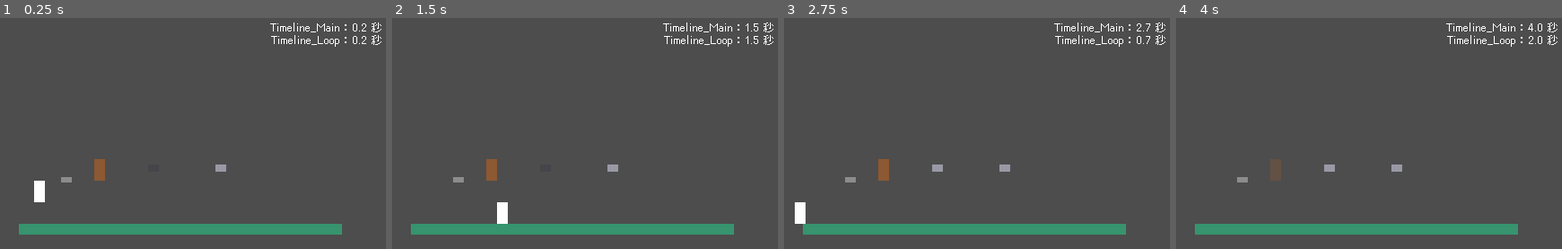
Above: before the commit, frames 1-4 (left to right).
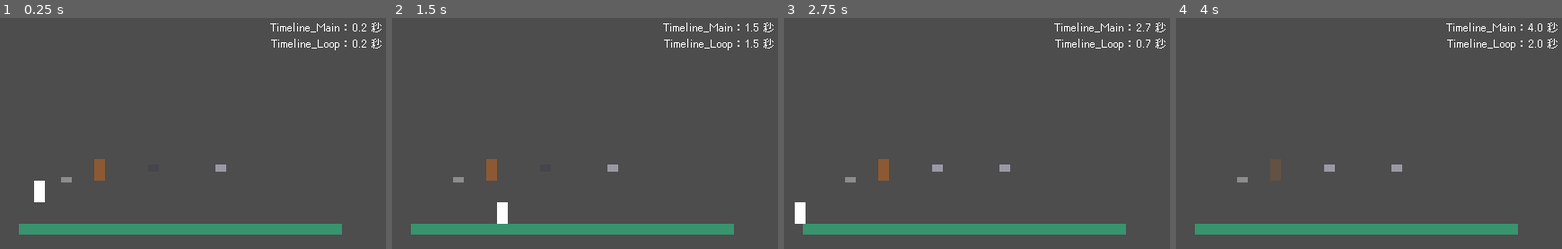
Above: after the commit, the same moments.

Repository: NTUT-NGDC/2D-Platformer-Template
Game: Godot game, scene res://tests/blocks/TimelineTest.tscn
Same seed, same stepped clock (60 frames per second), same inputs: the game is played once before the commit and once after it. This scene is started directly instead of the project's main scene. Sound files missing from this copy of the repository are replaced by a short silence.
Inputs (mouse positions are in pixels of both pictures, inside the frame that each line leads up to):
- Up to frame 1 (0.25 s): no input
- Up to frame 2 (1.5 s): tap Enter at 0.5 s; move the mouse to (658, 126) at 0.52 s; hold Right (move_right) 0.53-1.25 s; tap 1 at 0.6 s; click (658, 126) at 0.67 s; tap Space (jump) at 0.77 s; tap 2 at 0.8 s; drag from (476, 151) to (612, 168) at 1.27 s
- Up to frame 3 (2.75 s): move the mouse to (996, 84) at 2.02 s; hold Left (move_left) from 2.03 s (still down); tap 3 at 2.1 s; tap 4 at 2.3 s
- Up to frame 4 (4 s): release Left (move_left) at 2.75 s; drag from (1326, 188) to (1218, 103) at 2.77 s; move the mouse to (1477, 175) at 3.52 s; hold Right (move_right) from 3.53 s (still down); tap K at 3.6 s; tap Space (jump) at 3.77 s; tap U at 3.8 s

The runs differ from the first frame. In frame 1, 0.4% of the frame differs, in the area x 70-99%, y 7-15%; in frame 2, 0.4%; in frame 3, 0.4%; in frame 4, 0.4%.

Commit message:
U168 體力、存活倒數、脫殼次數、時間軸公開到 HudData（卡片拔掉時 remove_source），被學員 HUD 認領時預設 UI 讓位；StatsHud.get_corner() 右上角／左下角共用容器，預設 UI 自動上下排不再疊在一起；HudSourcesTest
Co-Authored-By: Claude Opus 5.5 <noreply@anthropic.com>

Diff:
--- a/autoload/HudData.gd
+++ b/autoload/HudData.gd
@@ -7,6 +7,10 @@
 
 const PLAY_TIME := "遊玩時間"
 const DEATHS := "死亡次數"
+const STAMINA := "體力"           # Mechanic_Stamina 公開
+const SURVIVAL := "存活倒數"      # Mechanic_SurvivalTimer 公開
+const MOLT := "脫殼次數"          # Extra_Molt 公開（目前選中的殼還能脫幾次）
+const TIMELINE := "時間軸"        # Timeline 公開（場景裡第一個時間軸的秒數）
 
 signal source_changed(source_name: String)
 
@@ -36,6 +40,14 @@
 		return
 	_values[source_name] = value
 	_max_values[source_name] = max_value
+	source_changed.emit(source_name)
+
+# 拿掉一個顯示來源（公開它的卡片、零件被拔掉時呼叫），綁著它的 HUD 零件會變成「找不到來源」
+func remove_source(source_name: String) -> void:
+	if not _values.has(source_name):
+		return
+	_values.erase(source_name)
+	_max_values.erase(source_name)
 	source_changed.emit(source_name)
 
 # 讀取某個顯示來源目前的值，沒有這個來源就是 0
--- a/autoload/StatsHud.gd
+++ b/autoload/StatsHud.gd
@@ -9,6 +9,11 @@
 var _bars: Dictionary = {}    # kind(String) -> ProgressBar，血量這種特殊種類用這個
 var _labels: Dictionary = {}  # kind(String) -> Label，其他種類用這個顯示「名稱：數字」
 var _titles: Dictionary = {}  # kind(String) -> Label，血條前面的名字
+var _corner_layer: CanvasLayer = null
+var _corners: Dictionary = {}  # 角落 -> VBoxContainer，機制卡、零件的預設 UI 放這裡自動上下排
+
+const CORNER_TOP_RIGHT := 0
+const CORNER_BOTTOM_LEFT := 1
 
 # 開始監聽 Stats 的數值變動與設定
 func _ready() -> void:
@@ -39,6 +44,38 @@
 	var control: Control = _bars.get(kind, _labels.get(kind, null))
 	if control != null:
 		control.get_parent().visible = row_visible
+
+# 拿到畫面某個角落的共用容器：機制卡、零件把自己的預設 UI 加進來，好幾個同時出現時自動上下排、不會疊在一起。
+# 加進來的東西屬於這裡，不會跟著卡片一起刪掉，卡片被拔掉時要自己 queue_free 掉
+func get_corner(corner: int) -> VBoxContainer:
+	if _corners.has(corner):
+		return _corners[corner]
+	if _corner_layer == null:
+		_corner_layer = CanvasLayer.new()
+		add_child(_corner_layer)
+	var box := VBoxContainer.new()
+	if corner == CORNER_TOP_RIGHT:
+		box.anchor_left = 1.0
+		box.anchor_right = 1.0
+		box.offset_left = -4.0
+		box.offset_right = -4.0
+		box.offset_top = 4.0
+		box.grow_horizontal = Control.GROW_DIRECTION_BEGIN
+		box.alignment = BoxContainer.ALIGNMENT_BEGIN
+		box.child_entered_tree.connect(func(child: Node):
+			if child is Control:
+				child.size_flags_horizontal = Control.SIZE_SHRINK_END)
+	else:
+		box.anchor_top = 1.0
+		box.anchor_bottom = 1.0
+		box.offset_left = 4.0
+		box.offset_top = -4.0
+		box.offset_bottom = -4.0
+		box.grow_vertical = Control.GROW_DIRECTION_BEGIN
+		box.alignment = BoxContainer.ALIGNMENT_END
+	_corner_layer.add_child(box)
+	_corners[corner] = box
+	return box
 
 # 建立 HUD 用的 CanvasLayer，只在第一次真的需要顯示東西時才做
 func _ensure_hud() -> void:
--- a/blocks/_scripts/Timeline.gd
+++ b/blocks/_scripts/Timeline.gd
@@ -59,6 +59,7 @@
 	if show_time:
 		_create_time_label()
 	_running = start_on
+	_update_time_label()
 
 # 每個物理幀：時間往前走，到了就觸發還沒觸發過的事件；loop 開啟時全部觸發完就從頭再來
 func _physics_process(delta: float) -> void:
@@ -132,25 +133,33 @@
 	update_configuration_warnings()
 	queue_redraw()
 
-# 在畫面右上角建立顯示秒數的文字；場景裡有好幾個時間軸時往下排
+# 在畫面右上角的共用容器加一行顯示秒數的文字；場景裡有好幾個時間軸、或有其他卡的預設 UI 時自動往下排
 func _create_time_label() -> void:
-	var layer := CanvasLayer.new()
-	add_child(layer)
 	_time_label = Label.new()
 	_time_label.horizontal_alignment = HORIZONTAL_ALIGNMENT_RIGHT
-	_time_label.anchor_left = 1.0
-	_time_label.anchor_right = 1.0
-	_time_label.offset_left = -160.0
-	_time_label.offset_right = -4.0
-	var index := get_tree().get_nodes_in_group("timeline").find(self)
-	_time_label.offset_top = 4.0 + index * 14.0
-	layer.add_child(_time_label)
+	StatsHud.get_corner(StatsHud.CORNER_TOP_RIGHT).add_child(_time_label)
 	_update_time_label()
 
-# 更新畫面上的秒數
+# 更新畫面上的秒數；場景裡第一個時間軸把秒數公開給 HUD，學員的 HUD 有顯示時間軸時預設的秒數讓位
 func _update_time_label() -> void:
+	if _is_first_timeline():
+		HudData.publish(HudData.TIMELINE, _elapsed)
 	if _time_label != null:
 		_time_label.text = "%s：%.1f 秒" % [name, _elapsed]
+		_time_label.visible = not HudData.is_claimed(HudData.TIMELINE)
+
+# 是不是場景裡第一個時間軸（只有它的秒數會公開給 HUD）
+func _is_first_timeline() -> bool:
+	return get_tree().get_first_node_in_group("timeline") == self
+
+# 被拔掉時，時間軸的秒數不再是顯示來源（是第一個時間軸才拿掉），右上角的秒數也一起拿掉
+func _exit_tree() -> void:
+	if Engine.is_editor_hint():
+		return
+	if _is_first_timeline():
+		HudData.remove_source(HudData.TIMELINE)
+	if is_instance_valid(_time_label):
+		_time_label.queue_free()
 
 # 編輯畫面持續重畫，讓清單跟著改名、改秒數、訊號連接即時更新
 func _process(_delta: float) -> void:
--- a/mechanics/_extra/_scripts/Extra_Molt.gd
+++ b/mechanics/_extra/_scripts/Extra_Molt.gd
@@ -120,6 +120,7 @@
 var _head_label: Label = null
 var _corner_icon: ColorRect = null
 var _corner_label: Label = null
+var _corner_row: HBoxContainer = null
 
 # 只在「觸發時機」選按下按鍵時顯示按鍵欄位；選滑鼠按鍵時也隱藏 key 欄位；窩在殼裡時隱藏預設方向
 func _validate_property(property: Dictionary) -> void:
@@ -330,17 +331,10 @@
 		_head_label.position = Vector2(_HEAD_ICON_SIZE / 2.0 + 2.0, -9.0)
 		_head_icon.add_child(_head_label)
 	if show_selected == _SHOW_CORNER or show_selected == _SHOW_BOTH:
-		var layer := CanvasLayer.new()
-		layer.name = "SelectedShellHud"
-		add_child(layer)
 		var row := HBoxContainer.new()
-		row.anchor_left = 1.0
-		row.anchor_right = 1.0
-		row.offset_left = -240.0
-		row.offset_right = -4.0
-		row.offset_top = 4.0
-		row.alignment = BoxContainer.ALIGNMENT_END
-		layer.add_child(row)
+		row.name = "SelectedShellHud"
+		StatsHud.get_corner(StatsHud.CORNER_TOP_RIGHT).add_child(row)
+		_corner_row = row
 		_corner_icon = ColorRect.new()
 		_corner_icon.custom_minimum_size = Vector2(10, 10)
 		_corner_icon.size_flags_vertical = Control.SIZE_SHRINK_CENTER
@@ -349,12 +343,16 @@
 		row.add_child(_corner_label)
 	_refresh_display()
 
-# 把頭上小方塊和右上角那一列更新成目前選中的殼、剩下的次數
+# 把頭上小方塊和右上角那一列更新成目前選中的殼、剩下的次數，剩下的次數也公開給 HUD（不限次數時是 0／0）；
+# 學員的 HUD 有顯示脫殼次數時，右上角那一列讓位（頭上小方塊不是 HUD，照常顯示）
 func _refresh_display() -> void:
 	if _templates.is_empty():
 		return
 	var template := _templates[clampi(_selected, 0, _templates.size() - 1)]
 	var left_text := _uses_left_text(template)
+	HudData.publish(HudData.MOLT, float(left_text) if left_text != "" else 0.0, float(maxi(template.max_uses, 0)))
+	if _corner_row != null:
+		_corner_row.visible = not HudData.is_claimed(HudData.MOLT)
 	if _head_icon != null:
 		# 只有一種殼又不限次數時，頭上不用顯示
 		_head_icon.visible = _templates.size() > 1 or template.max_uses > 0
@@ -365,6 +363,13 @@
 		_corner_label.text = "殼：%s" % template.name
 		if left_text != "":
 			_corner_label.text += "（剩 %s 次）" % left_text
+
+# 卡片被拔掉時，脫殼次數不再是顯示來源，右上角那一列也一起拿掉
+func _exit_tree() -> void:
+	if not Engine.is_editor_hint():
+		HudData.remove_source(HudData.MOLT)
+		if is_instance_valid(_corner_row):
+			_corner_row.queue_free()
 
 # 這種殼還能脫幾次，不限次數回傳空字串
 func _uses_left_text(template: Shell) -> String:
--- a/mechanics/_scripts/Mechanic_Stamina.gd
+++ b/mechanics/_scripts/Mechanic_Stamina.gd
@@ -33,7 +33,7 @@
 var _exhausted: bool = false
 var _jump_drain_mode: bool = false
 
-var _hud: CanvasLayer = null
+var _row: HBoxContainer = null
 var _bar: ProgressBar = null
 
 # 套用滿體力、偵測「只能往前」要不要換成跳躍扣體力模式、視需要生成體力條
@@ -92,27 +92,31 @@
 			return true
 	return false
 
-# 建立體力條用的 CanvasLayer，畫面左下角，避免跟 Stats HUD（左上角）疊在一起
+# 在畫面左下角的共用容器加一列體力條，避免跟 Stats HUD（左上角）、其他卡的預設 UI 疊在一起
 func _ensure_hud() -> void:
-	if _hud != null:
+	if _row != null:
 		return
-	_hud = CanvasLayer.new()
-	add_child(_hud)
-	var box := HBoxContainer.new()
-	box.set_anchors_preset(Control.PRESET_BOTTOM_LEFT)
-	box.position = Vector2(4, -20)
-	_hud.add_child(box)
+	_row = HBoxContainer.new()
 	var title := Label.new()
 	title.text = "體力"
 	_bar = ProgressBar.new()
 	_bar.custom_minimum_size = Vector2(80, 12)
 	_bar.show_percentage = false
 	_bar.max_value = stamina_seconds
-	box.add_child(title)
-	box.add_child(_bar)
+	_row.add_child(title)
+	_row.add_child(_bar)
+	StatsHud.get_corner(StatsHud.CORNER_BOTTOM_LEFT).add_child(_row)
 
-# 把體力條同步成目前的體力值
+# 把體力公開給 HUD，並把預設體力條同步成目前的體力值；學員的 HUD 有顯示體力時預設體力條讓位
 func _refresh_bar() -> void:
+	HudData.publish(HudData.STAMINA, _stamina, stamina_seconds)
 	if _bar == null:
 		return
 	_bar.value = _stamina
+	_row.visible = not HudData.is_claimed(HudData.STAMINA)
+
+# 卡片被拔掉時，體力不再是顯示來源，左下角的體力條也一起拿掉
+func _exit_tree() -> void:
+	HudData.remove_source(HudData.STAMINA)
+	if is_instance_valid(_row):
+		_row.queue_free()
--- a/mechanics/_scripts/Mechanic_SurvivalTimer.gd
+++ b/mechanics/_scripts/Mechanic_SurvivalTimer.gd
@@ -1,7 +1,7 @@
 extends MechanicBase
 
 # 存活計時：從掛上這張卡開始計時，存活到 target_seconds 就算過關，發出
-# Events.level_cleared。倒數計時 UI 由組件自己生成 CanvasLayer，學員不用擺。
+# Events.level_cleared。倒數計時 UI 由組件自己加到畫面右上角的共用容器，學員不用擺。
 # 拖進 Player → Mechanics 底下就能用，不用連任何線。
 
 ## 存活幾秒後算過關
@@ -16,14 +16,13 @@
 var _elapsed: float = 0.0
 var _cleared: bool = false
 
-var _hud: CanvasLayer = null
 var _label: Label = null
 
-# 視需要生成倒數計時的 UI
+# 視需要生成倒數計時的 UI，把剩餘秒數公開給 HUD
 func _on_setup() -> void:
 	if show_timer:
 		_ensure_hud()
-		_refresh_label()
+	_refresh_label()
 
 # 累計存活時間，達標就發出過關事件，只觸發一次
 func apply(ctx: MoveContext) -> void:
@@ -43,20 +42,24 @@
 	_cleared = false
 	_refresh_label()
 
-# 建立倒數計時用的 CanvasLayer，畫面右上角，避免跟 Stats HUD（左上角）疊在一起
+# 在畫面右上角的共用容器加一行倒數計時，避免跟 Stats HUD（左上角）、其他卡的預設 UI 疊在一起
 func _ensure_hud() -> void:
-	_hud = CanvasLayer.new()
-	add_child(_hud)
-	var box := HBoxContainer.new()
-	box.set_anchors_preset(Control.PRESET_TOP_RIGHT)
-	box.position = Vector2(-90, 4)
-	_hud.add_child(box)
+	if _label != null:
+		return
 	_label = Label.new()
-	box.add_child(_label)
+	StatsHud.get_corner(StatsHud.CORNER_TOP_RIGHT).add_child(_label)
 
-# 把倒數計時文字同步成剩餘秒數
+# 把剩餘秒數公開給 HUD，並同步預設的倒數計時文字；學員的 HUD 有顯示存活倒數時預設的讓位
 func _refresh_label() -> void:
+	var remaining: float = maxf(0.0, target_seconds - _elapsed)
+	HudData.publish(HudData.SURVIVAL, remaining, target_seconds)
 	if _label == null:
 		return
-	var remaining: float = maxf(0.0, target_seconds - _elapsed)
 	_label.text = "存活 %.1f" % remaining
+	_label.visible = not HudData.is_claimed(HudData.SURVIVAL)
+
+# 卡片被拔掉時，存活倒數不再是顯示來源，右上角的倒數計時也一起拿掉
+func _exit_tree() -> void:
+	HudData.remove_source(HudData.SURVIVAL)
+	if is_instance_valid(_label):
+		_label.queue_free()
--- /dev/null
+++ b/tests/systems/HudSourcesTest.tscn
@@ -0,0 +1,68 @@
+[gd_scene format=3]
+
+[ext_resource type="Script" path="res://tests/systems/_scripts/HudSourcesTest.gd" id="1"]
+[ext_resource type="PackedScene" path="res://player/Player.tscn" id="2"]
+[ext_resource type="Texture2D" uid="uid://cm8ymciwkvttp" path="res://art/white_block.png" id="3"]
+[ext_resource type="PackedScene" path="res://mechanics/Mechanic_Stamina.tscn" id="4"]
+[ext_resource type="PackedScene" path="res://mechanics/Mechanic_SurvivalTimer.tscn" id="5"]
+[ext_resource type="PackedScene" path="res://mechanics/_extra/Extra_Molt.tscn" id="6"]
+[ext_resource type="PackedScene" path="res://blocks/Timeline.tscn" id="7"]
+[ext_resource type="PackedScene" path="res://blocks/TimelineEvent.tscn" id="8"]
+[ext_resource type="PackedScene" path="res://mechanics/_extra/_molt/Shell.tscn" id="9"]
+
+[sub_resource type="RectangleShape2D" id="RectangleShape2D_floor"]
+size = Vector2(600, 16)
+
+[node name="HudSourcesTest" type="Node2D"]
+script = ExtResource("1")
+
+[node name="Floor" type="StaticBody2D" parent="."]
+position = Vector2(0, 103)
+collision_layer = 2
+collision_mask = 0
+
+[node name="CollisionShape2D" type="CollisionShape2D" parent="Floor"]
+shape = SubResource("RectangleShape2D_floor")
+
+[node name="Visual" type="ColorRect" parent="Floor"]
+offset_left = -300.0
+offset_top = -8.0
+offset_right = 300.0
+offset_bottom = 8.0
+color = Color(0.4, 0.35, 0.3, 1)
+
+[node name="Player" parent="." instance=ExtResource("2")]
+position = Vector2(0, 75)
+
+[node name="Visual" type="Node2D" parent="Player"]
+
+[node name="Sprite2D" type="Sprite2D" parent="Player/Visual"]
+texture = ExtResource("3")
+region_enabled = true
+region_rect = Rect2(0, 0, 16, 32)
+
+[node name="Mechanics" type="Node2D" parent="Player"]
+
+[node name="Mechanic_Stamina" parent="Player/Mechanics" instance=ExtResource("4")]
+
+[node name="Mechanic_SurvivalTimer" parent="Player/Mechanics" instance=ExtResource("5")]
+target_seconds = 60.0
+
+[node name="Extra_Molt" parent="Player/Mechanics" instance=ExtResource("6")]
+trigger_timing = 1
+show_selected = 2
+
+[node name="Shell" parent="Player/Mechanics/Extra_Molt" instance=ExtResource("9")]
+max_uses = 3
+
+[node name="Juice" type="Node2D" parent="Player"]
+
+[node name="Camera2D" type="Camera2D" parent="Player"]
+position = Vector2(0, -30)
+zoom = Vector2(0.8, 0.8)
+
+[node name="Timeline" parent="." instance=ExtResource("7")]
+show_time = true
+
+[node name="TimelineEvent" parent="Timeline" instance=ExtResource("8")]
+time = 100.0
--- /dev/null
+++ b/tests/systems/_scripts/HudSourcesTest.gd
@@ -0,0 +1,59 @@
+extends Node2D
+
+# 手動驗證用：體力、存活倒數、脫殼次數、時間軸公開到 HudData，預設 UI 被認領時讓位。
+# 1／2／3／4 假裝學員的 HUD 認領（再按一次放掉）體力／存活倒數／脫殼次數／時間軸；K 拔掉體力卡
+
+const _SOURCES := [HudData.STAMINA, HudData.SURVIVAL, HudData.MOLT, HudData.TIMELINE]
+
+var _claimers: Dictionary = {}   # 來源名稱 -> 假裝認領的節點
+
+# 印出操作說明，每秒印一次四個來源
+func _ready() -> void:
+	print("[測試] 畫面上有預設 UI：左下體力條、右上存活倒數、右上「殼：…（剩 3 次）」、右上時間軸秒數")
+	print("[測試] ① 每秒印一次四個來源的值：左右走體力會變、存活倒數往下數、時間軸往上數；按 C 脫殼，脫殼次數 3 → 2 → 1 → 0")
+	print("[測試] ② 按 1／2／3／4：對應的預設 UI 藏起來（學員的 HUD 認領了），再按一次又出現")
+	print("[測試] ③ 按 K：拔掉體力卡，左下體力條消失，「體力」從來源清單裡不見")
+	print("[測試] ④ 右上角三行（存活倒數、殼、時間軸）靠右上下排開，不會疊在一起；拔掉體力卡、認領讓位時其他行自動補位")
+	print("[測試] （時間軸事件「沒連線」的警告是正常的，事件只是湊數用）")
+	var timer := Timer.new()
+	timer.wait_time = 1.0
+	timer.autostart = true
+	timer.timeout.connect(_print_values)
+	add_child(timer)
+
+# 除錯按鍵
+func _unhandled_input(event: InputEvent) -> void:
+	if not (event is InputEventKey and event.pressed and not event.echo):
+		return
+	match event.physical_keycode:
+		KEY_1, KEY_2, KEY_3, KEY_4:
+			_toggle_claim(_SOURCES[event.physical_keycode - KEY_1])
+		KEY_K:
+			var card := get_node_or_null("Player/Mechanics/Mechanic_Stamina")
+			if card != null:
+				card.queue_free()
+				await get_tree().process_frame
+				print("[測試] 拔掉體力卡，來源清單：%s" % [HudData.get_source_names()])
+
+# 認領或放掉一個來源
+func _toggle_claim(source_name: String) -> void:
+	if _claimers.has(source_name):
+		_claimers[source_name].queue_free()
+		_claimers.erase(source_name)
+		await get_tree().process_frame
+	else:
+		var claimer := Node.new()
+		add_child(claimer)
+		HudData.claim(source_name, claimer)
+		_claimers[source_name] = claimer
+	print("[測試] %s 被認領了嗎：%s" % [source_name, HudData.is_claimed(source_name)])
+
+# 每秒印一次四個來源的值與上限
+func _print_values() -> void:
+	var parts: Array = []
+	for source_name in _SOURCES:
+		if HudData.has_source(source_name):
+			parts.append("%s %.1f / %.1f" % [source_name, HudData.get_value(source_name), HudData.get_max_value(source_name)])
+		else:
+			parts.append("%s（沒有）" % source_name)
+	print("[測試] " + "｜".join(parts))
Not shown, added: tests/systems/_scripts/HudSourcesTest.gd.uid
Not shown, changed: documents/04_skin_and_ui.md
Not shown, changed: documents/progress.md
